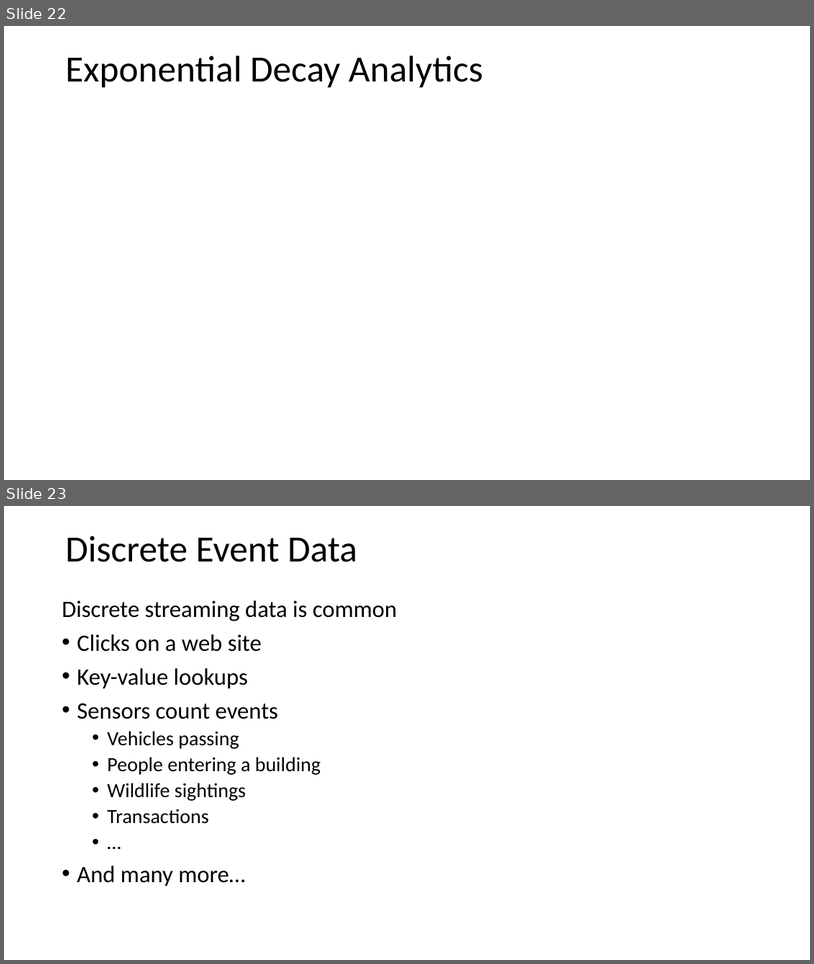
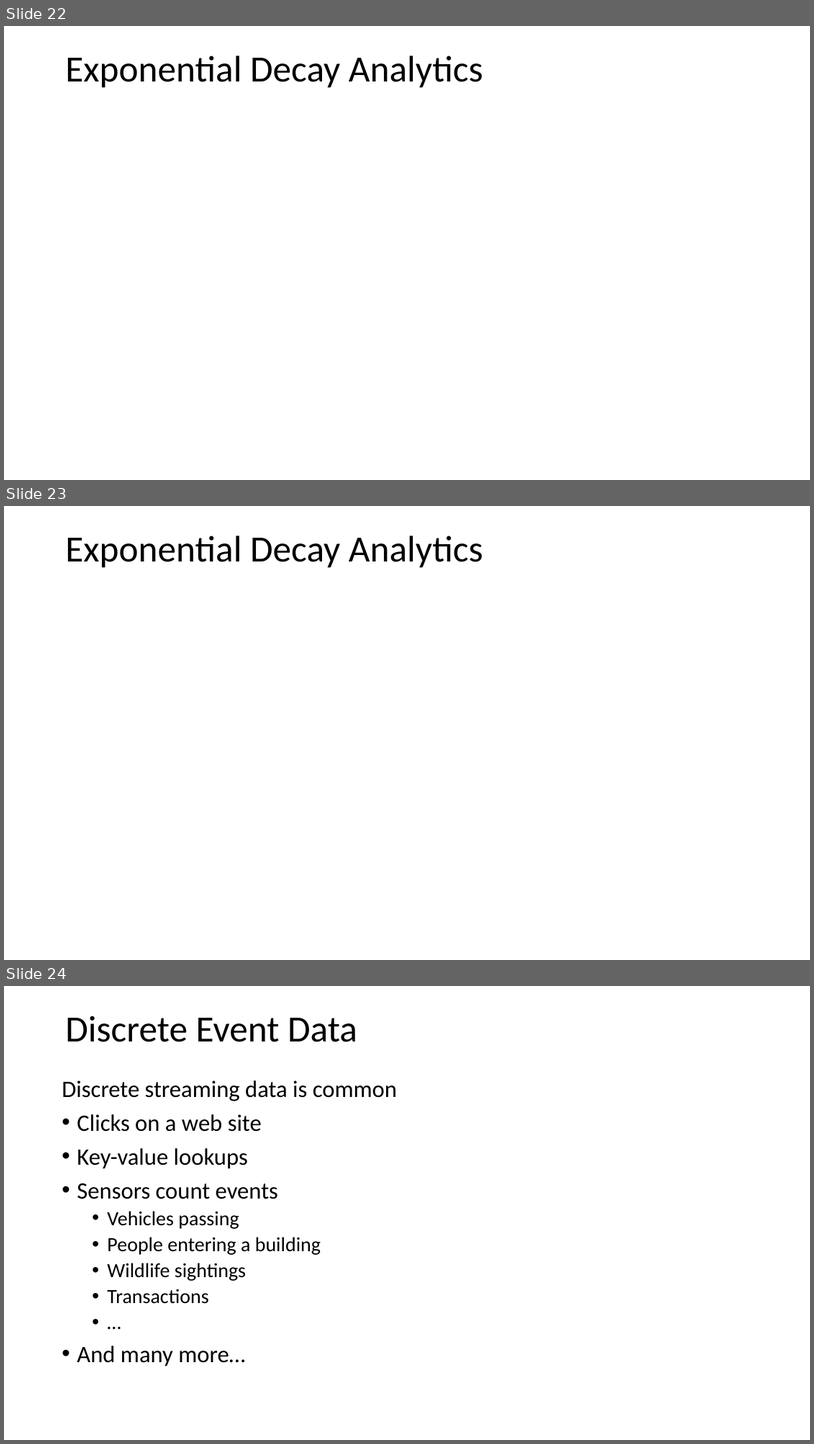
Before and after one commit to StephenElston/CSCI-E-108, a slide deck: slides/3_StreamingAnalytics.pptx. Shown one above the other, each under a label of ours: slides 22 and 23 before the commit, slides 22, 23 and 24 after it. The pictures are 814x964 and 814x1444 pixels, drawn with LibreOffice and Linux fonts; fonts in the diff are those of the drawing; grey boxes stand for pictures. Boxes give left, top, right and bottom in pixels: in the first picture for what was removed or moved away, otherwise in the second. Text is boxed around its words. In the diff, an @@ line names an element or a change of style, - is before the commit and + after.

```diff
--- a/slides/3_StreamingAnalytics.pptx
+++ b/slides/3_StreamingAnalytics.pptx
@@ slide 23 added at (4, 506, 810, 960), background #FFFFFF @@
@@ text added at (65, 536, 484, 568), 44 pt, text #000000 @@
+Exponential Decay Analytics
@@ what was slide 23 is now slide 24 @@
```
Also in this commit, not shown: 3 slides changed.
